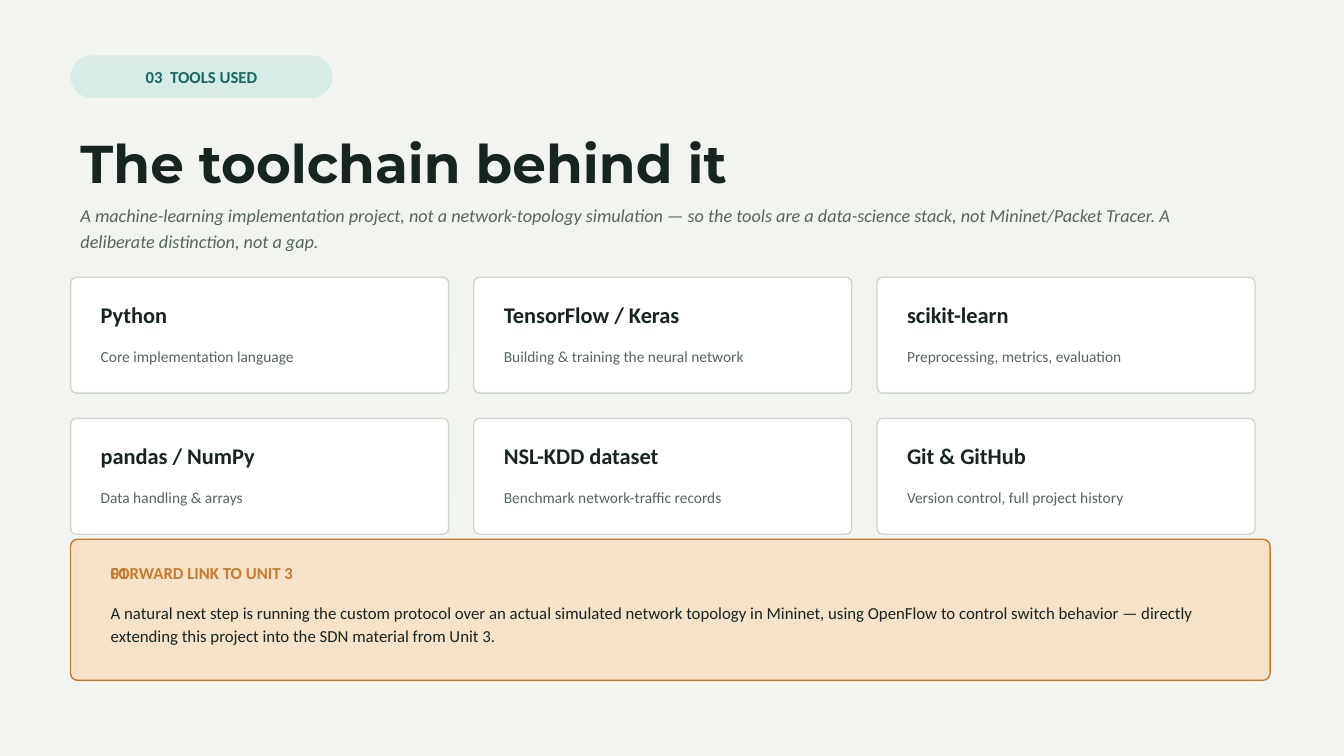
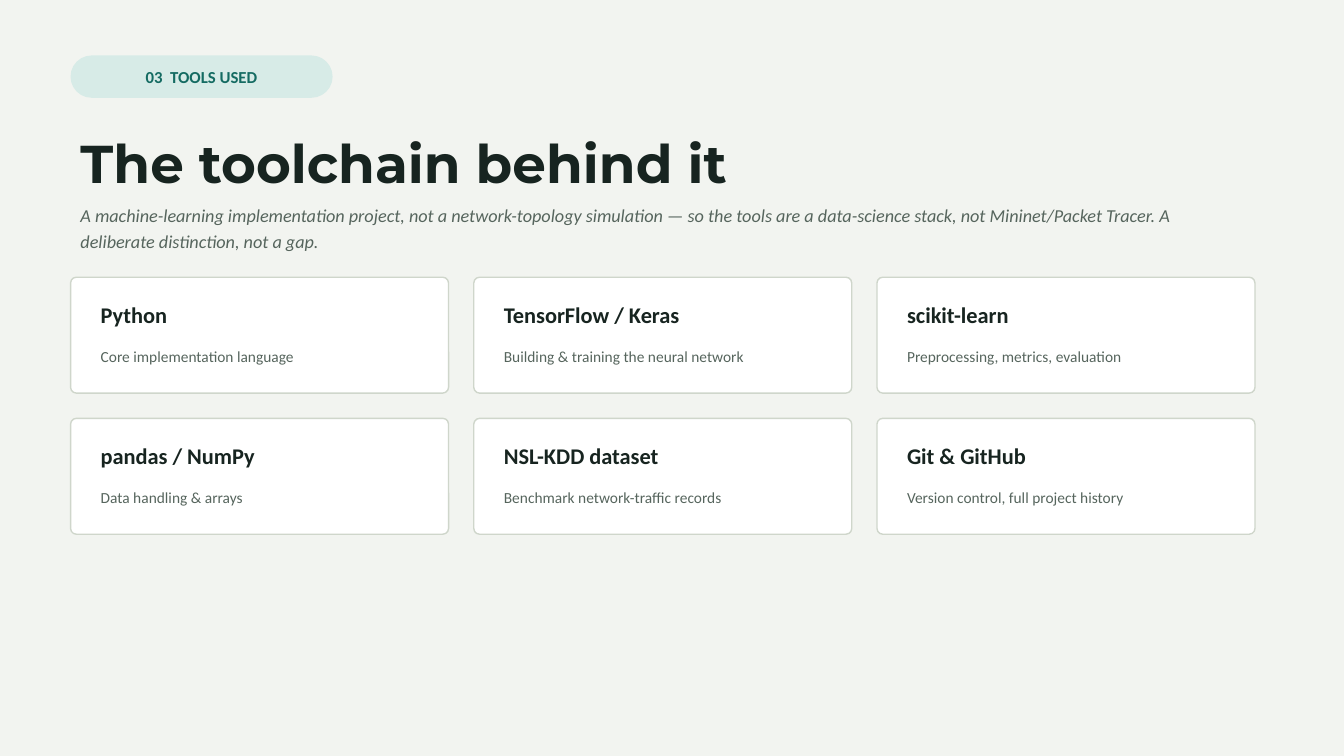
Before and after one commit to Vinudharshini18/Krypsis-A-network-intrusion-detection-system, a slide deck: slide 4 of presentation/Krypsis_Presentation.pptx. Drawn at 1344x756 pixels with LibreOffice and Linux fonts; fonts in the diff are those of the drawing. Boxes give left, top, right and bottom in pixels: in the first picture for what was removed or moved away, otherwise in the second. Text is boxed around its words. In the diff, an @@ line names an element or a change of style, - is before the commit and + after.

```diff
--- a/presentation/Krypsis_Presentation.pptx
+++ b/presentation/Krypsis_Presentation.pptx
@@ rounded rectangle removed at [71,539,1270,681] @@
@@ text removed at [111,568,128,579] @@
-01
@@ text removed at [111,568,292,579] @@
-FORWARD LINK TO UNIT 3
@@ text removed at [111,607,1192,645] @@
-A natural next step is running the custom protocol over an actual simulated network topology in Mininet, using OpenFlow to control switch behavior — directly extending this project into the SDN material from Unit 3.
```
Also in this commit, not shown: 1 other slide changed, 2 other files.
